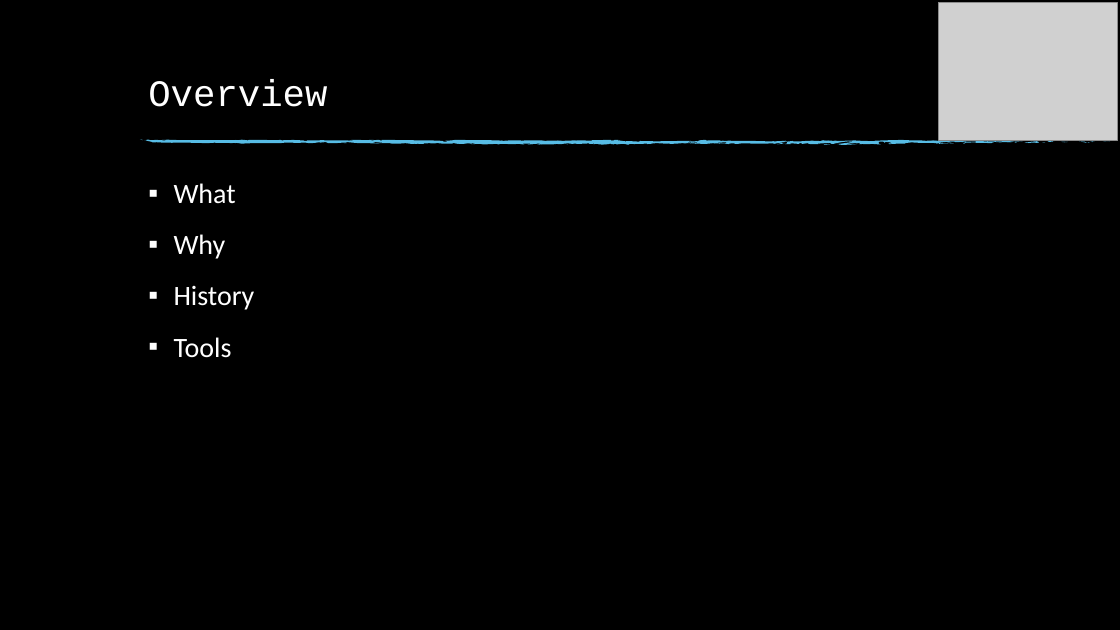
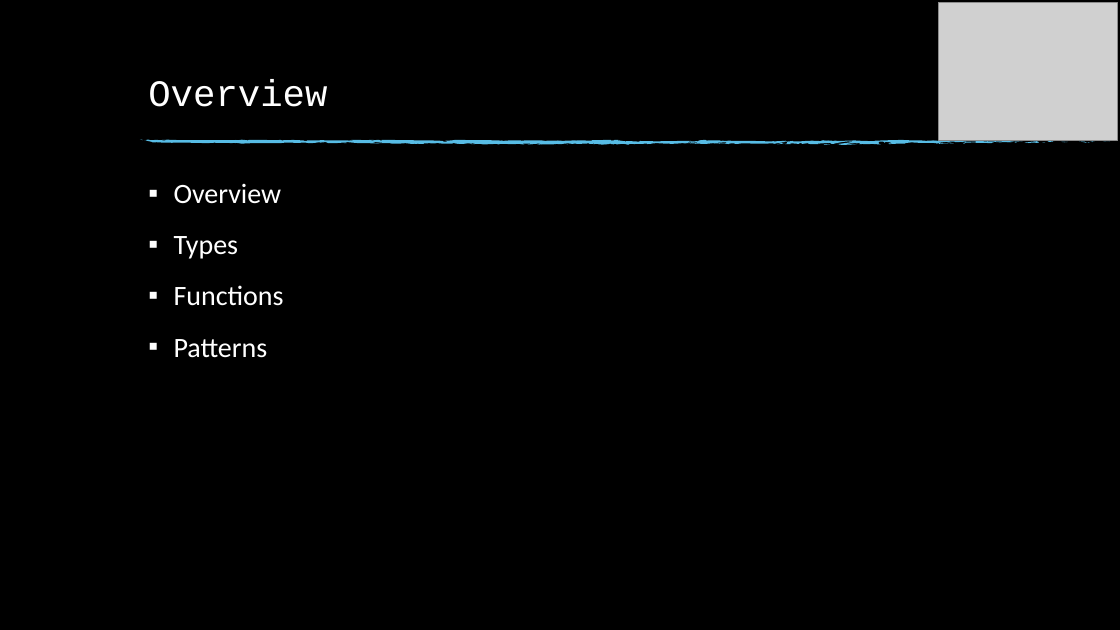
Before and after one commit to anuragjaiswal/haskell-ppt, a slide deck: slide 2 of Haskell.pptx. Drawn at 1120x630 pixels with LibreOffice and Linux fonts; fonts in the diff are those of the drawing; grey boxes stand for pictures; background and template pictures are left out. Boxes give left, top, right and bottom in pixels: in the first picture for what was removed or moved away, otherwise in the second. Text is boxed around its words. In the diff, an @@ line names an element or a change of style, - is before the commit and + after.

```diff
--- a/Haskell.pptx
+++ b/Haskell.pptx
@@ text at bbox=[174, 184, 284, 358]: text changed @@
-▪ What
-▪ Why
-▪ History
-▪ Tools
+▪ Overview
+▪ Types
+▪ Functions
+▪ Patterns
```
Also in this commit, not shown: 7 other slides changed, 11 slides added, 2 slides removed.
